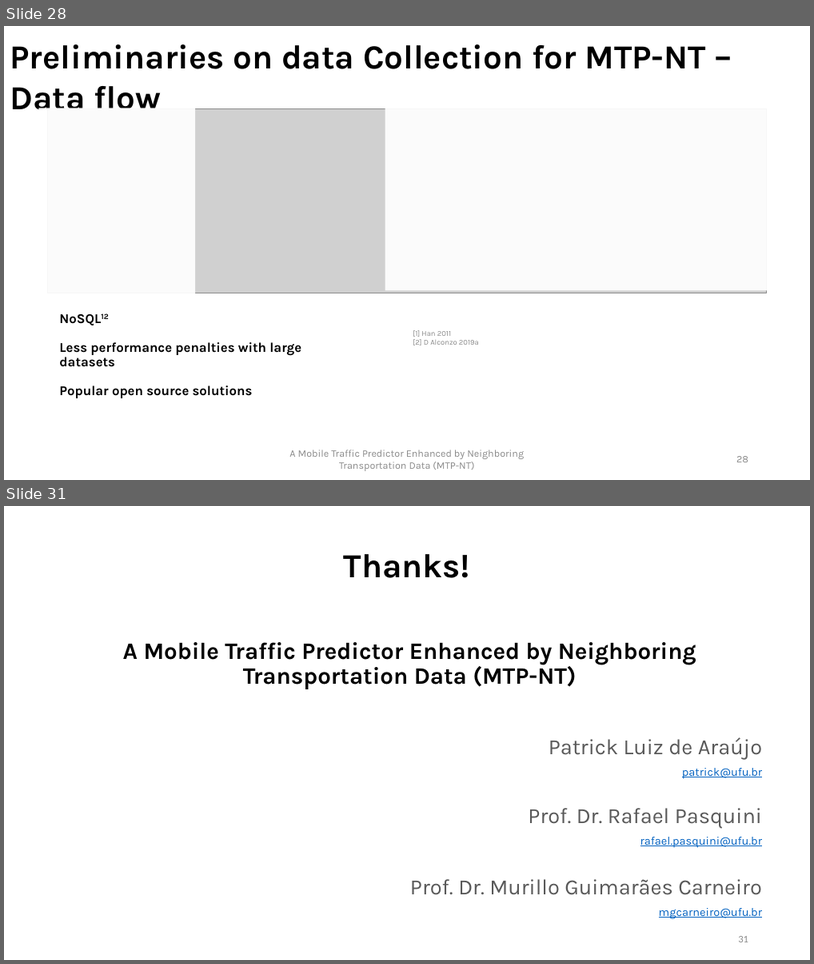
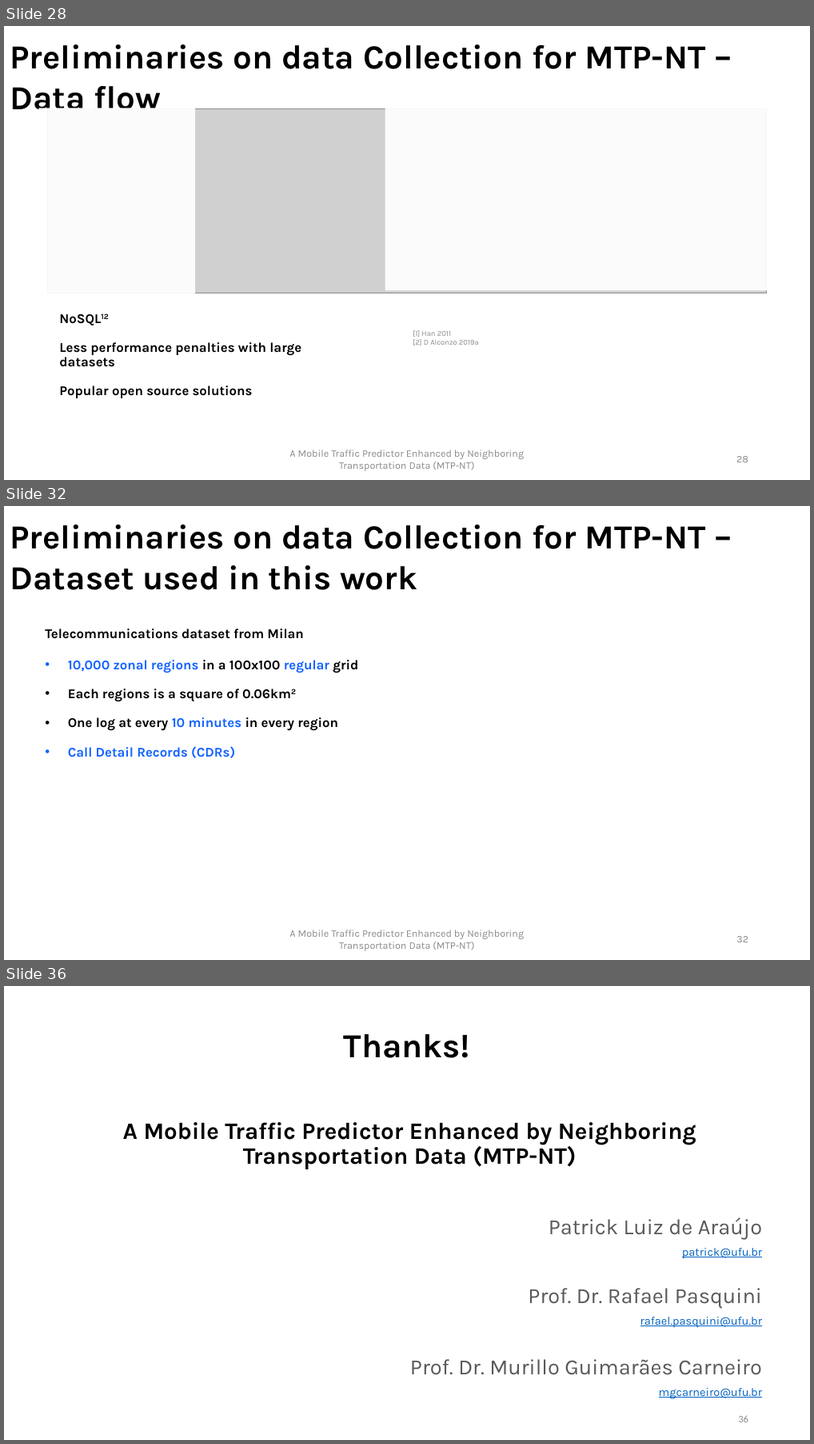
Before and after one commit to PatrickLdA/milan-telecom-analysis, a slide deck: defesa.pptx. Shown one above the other, each under a label of ours: slides 28 and 31 before the commit, slides 28, 32 and 36 after it; the slides between them are not shown. The pictures are 814x964 and 814x1444 pixels, drawn with LibreOffice and Linux fonts; fonts in the diff are those of the drawing; grey boxes stand for pictures. Boxes give left, top, right and bottom in pixels: in the first picture for what was removed or moved away, otherwise in the second. Text is boxed around its words. In the diff, an @@ line names an element or a change of style, - is before the commit and + after.

```diff
--- a/defesa.pptx
+++ b/defesa.pptx
@@ slide 32 added at (4,506,810,960), background #FFFFFF @@
@@ text added at (10,524,706,590), 40 pt, text #000000, bold @@
+Preliminaries on data Collection for MTP-NT – Dataset used in this work
@@ title added at (45,628,303,639), 16 pt, text #000000, bold @@
+Telecommunications dataset from Milan
@@ text added at (68,660,358,758), 16 pt, text #000000, bold @@
+• 10,000 zonal regions in a 100x100 regular grid
+• Each regions is a square of 0.06km2
+• One log at every 10 minutes in every region
+• Call Detail Records (CDRs)
@@ text added at (290,929,524,951), 12 pt, text #8C8C8C @@
+A Mobile Traffic Predictor Enhanced by Neighboring Transportation Data (MTP-NT)
@@ page number added at (737,936,749,942), 12 pt, text #8C8C8C @@
+32
@@ what was slide 31 is now slide 36 @@
@@ page number at (738,1415,749,1422): text changed @@
-31
+36
```
Also in this commit, not shown: 3 slides changed, 4 other slides added.
